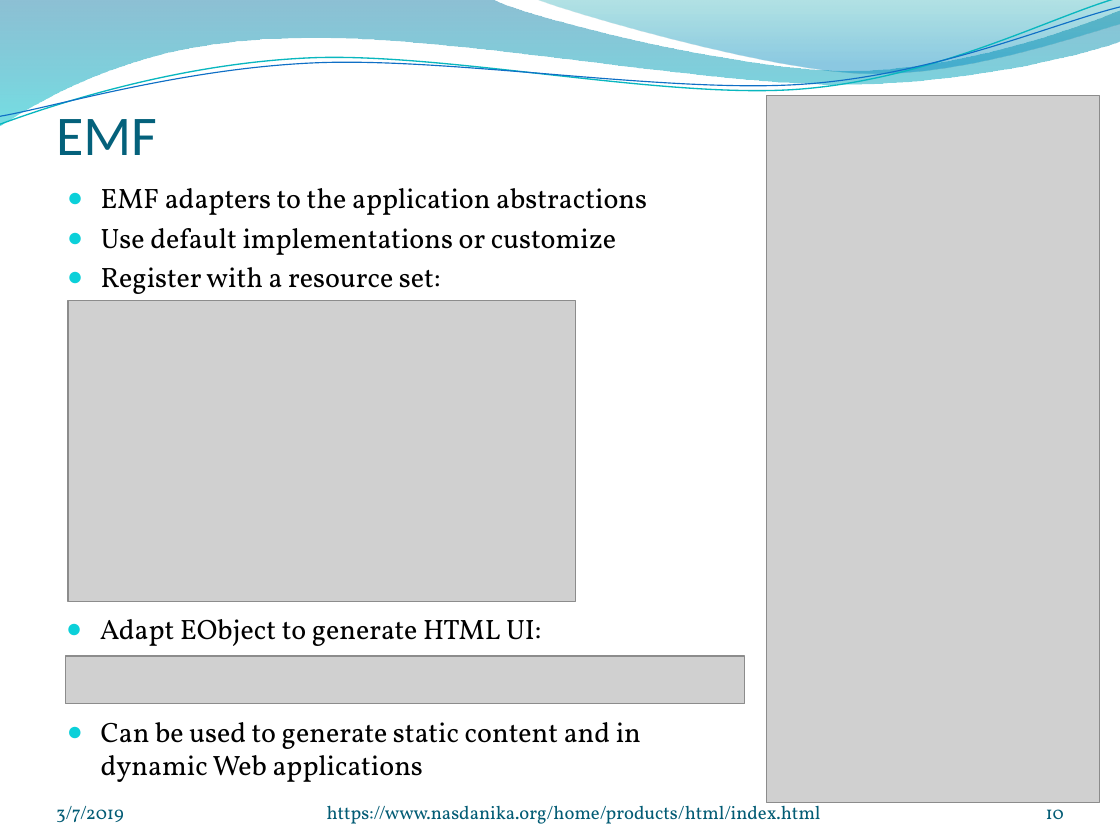
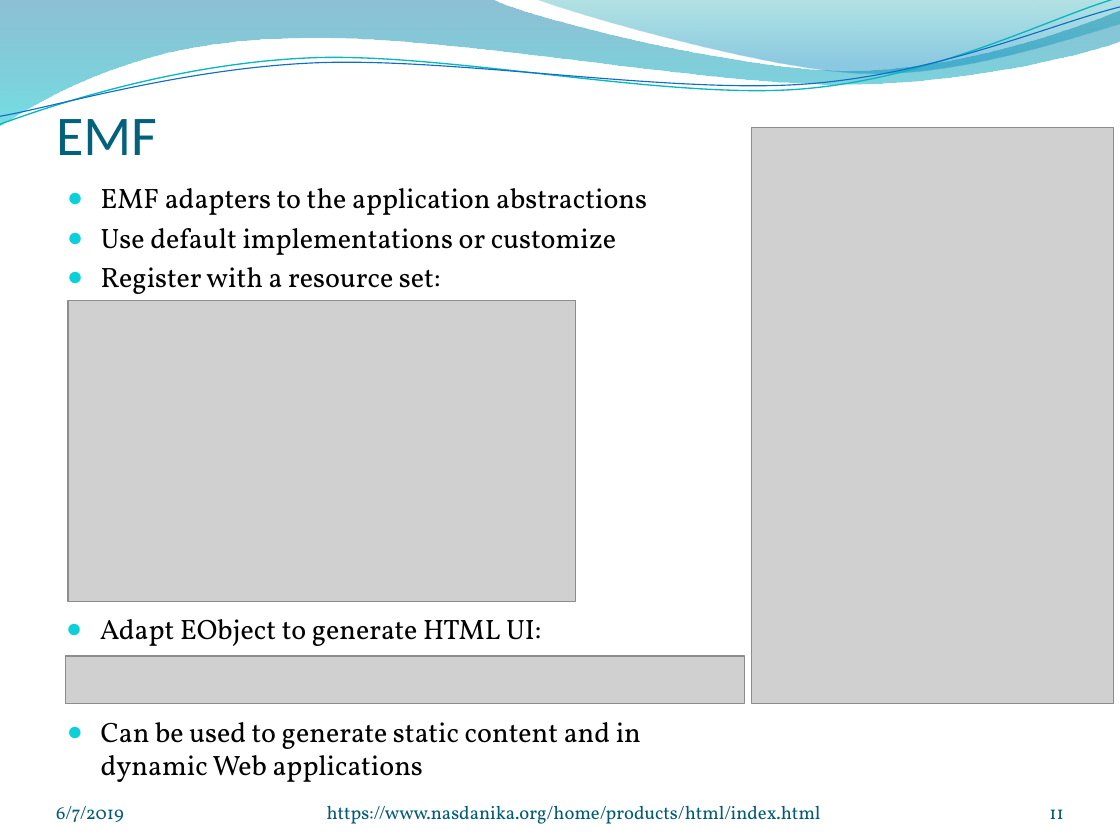
Before and after one commit to Nasdanika/html, a slide deck: slide 11 of repository/src/site/resources/Nasdanika-HTML.pptx (slide 10 before the commit). Drawn at 1120x840 pixels with LibreOffice and Linux fonts; fonts in the diff are those of the drawing; grey boxes stand for pictures; background and template pictures are left out. Boxes give left, top, right and bottom in pixels: in the first picture for what was removed or moved away, otherwise in the second. Text is boxed around its words. In the diff, an @@ line names an element or a change of style, - is before the commit and + after.

```diff
--- a/repository/src/site/resources/Nasdanika-HTML.pptx
+++ b/repository/src/site/resources/Nasdanika-HTML.pptx
@@ picture: place and size @@
-picture at box(766, 95, 1100, 802)
+picture at box(752, 128, 1113, 704)
@@ text at box(56, 806, 124, 822): text changed @@
-3/7/2019
+6/7/2019
@@ page number at box(1049, 809, 1063, 819): text changed @@
-10
+11
```
Also in this commit, not shown: 9 other slides changed, 2 slides added, 5 other files.
